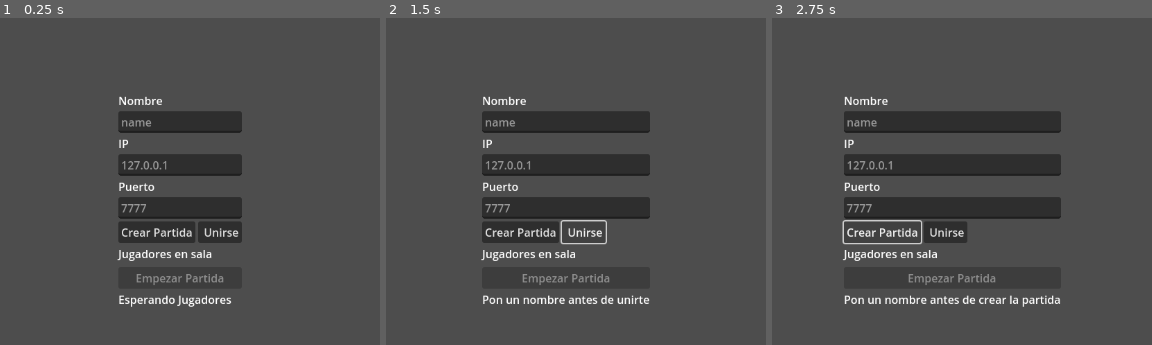
Above: before the commit, frames 1-3 (left to right).
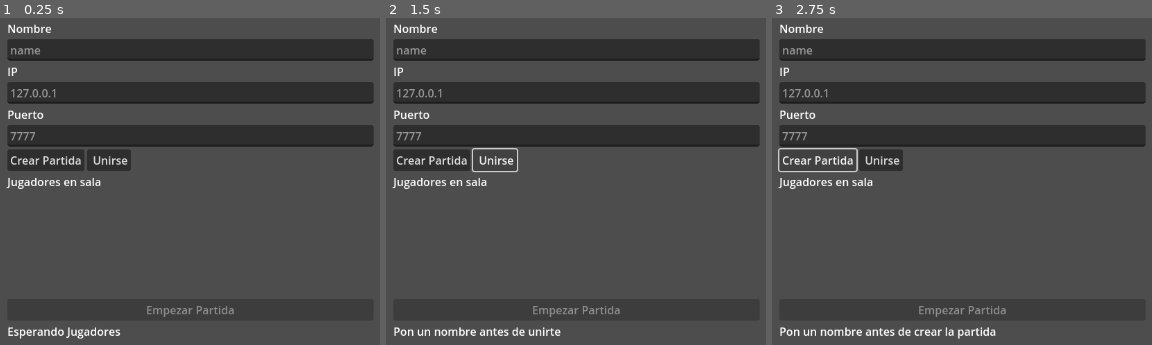
Above: after the commit, the same moments.

Repository: Jusm8/MultiplayerPolitopia
Game: Godot game, scene res://scene/lobby.tscn
Two runs of this game, one before a commit and one after it. Both use one fixed random seed, a clock stepped at 60 frames per second and the inputs below.
Inputs:
- Up to frame 1 (0.25 s): no input
- Up to frame 2 (1.5 s): click "Crear Partida" at 0.5 s; click "Unirse" at 1.25 s
- Up to frame 3 (2.75 s): click "Crear Partida" at 2 s

The runs differ from the first frame. In frame 1, 30% of the frame differs, in the area x 1-99%, y 1-99%; in frame 2, 31%; in frame 3, 32%.

Commit message:
Arreglos del register

Diff:
--- a/multiplayer-game/scene/lobby.tscn
+++ b/multiplayer-game/scene/lobby.tscn
@@ -15,10 +15,10 @@
 anchor_top = 0.5
 anchor_right = 0.5
 anchor_bottom = 0.5
-offset_left = 472.0
-offset_top = 200.0
-offset_right = 650.0
-offset_bottom = 510.0
+offset_left = 312.0
+offset_top = 96.0
+offset_right = 840.0
+offset_bottom = 556.0
 grow_horizontal = 2
 grow_vertical = 2
 
@@ -62,6 +62,7 @@
 text = "Jugadores en sala"
 
 [node name="Player_List" type="VBoxContainer" parent="VBoxContainer"]
+custom_minimum_size = Vector2(0, 150)
 layout_mode = 2
 
 [node name="Start_btn" type="Button" parent="VBoxContainer"]
--- a/multiplayer-game/script/lobby.gd
+++ b/multiplayer-game/script/lobby.gd
@@ -8,7 +8,6 @@
 @onready var player_list: VBoxContainer = $VBoxContainer/Player_List
 @onready var start_btn: Button = $VBoxContainer/Start_btn
 @onready var status_lb: Label = $VBoxContainer/Status_lb
-
 
 var is_host: bool = false
 var max_player: int = 4
@@ -51,8 +50,8 @@
 	var my_id := multiplayer.get_unique_id()
 	players[my_id] = player_name
 
-	#
-	#
+	_refresh_player_ui()
+	_broadcast_playes()
 
 func _on_join_pressed() -> void:
 	var player_name := name_input.text.strip_edges()
@@ -76,11 +75,11 @@
 	is_host = false
 	status_lb.text = "Conectando a %s:%d..." % [ip, port]
 
-func  _on_connected_to_server() -> void:
+func _on_connected_to_server() -> void:
 	status_lb.text = "Conectando al servidor. Registrando jugador..."
 	var player_name := name_input.text.strip_edges()
-	var my_id := multiplayer.get_unique_id()
-	rpc_id(1, "register_player", my_id, player_name)
+	# El server siempre es el peer 1
+	rpc_id(1, "register_player", player_name)
 
 func _on_connection_failed() -> void:
 	status_lb.text = "Fallo la conexion al servidor"
@@ -93,23 +92,33 @@
 
 func _on_peer_connected(id: int) -> void:
 	if is_host:
-		status_lb.text = "Jugador con el id %d se ha connectado" % id
+		print("Peer conectado con id: ", id)
 
 func _on_peer_disconnected(id: int) -> void:
+	var name := ""
 	if players.has(id):
+		name = str(players[id])
 		players.erase(id)
 		_refresh_player_ui()
 		_broadcast_playes()
 
 	if is_host:
-		status_lb.text = "Jugador con el id %d se ha desconectado" % id
+		if name == "":
+			status_lb.text = "Un jugador se ha desconectado"
+		else:
+			status_lb.text = "Jugador %s se ha desconectado" % name
 
-@rpc("authority")
-func register_player(id: int, name: String) -> void:
+@rpc("any_peer")
+func register_player(name: String) -> void:
+	# Id del que ha enviado el RPC
+	var id := multiplayer.get_remote_sender_id()
+
 	if players.size() >= max_player:
 		return
 
 	players[id] = name
+	status_lb.text = "Jugador %s se ha conectado" % name
+
 	_broadcast_playes()
 
 func _broadcast_playes() -> void:
